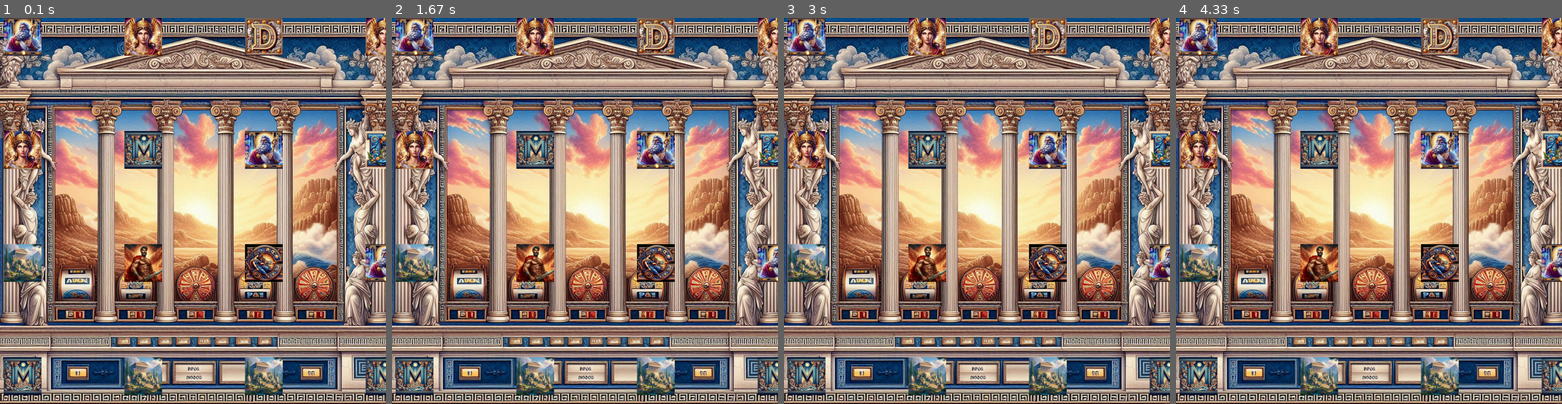
Above: before the commit, frames 1-4 (left to right).
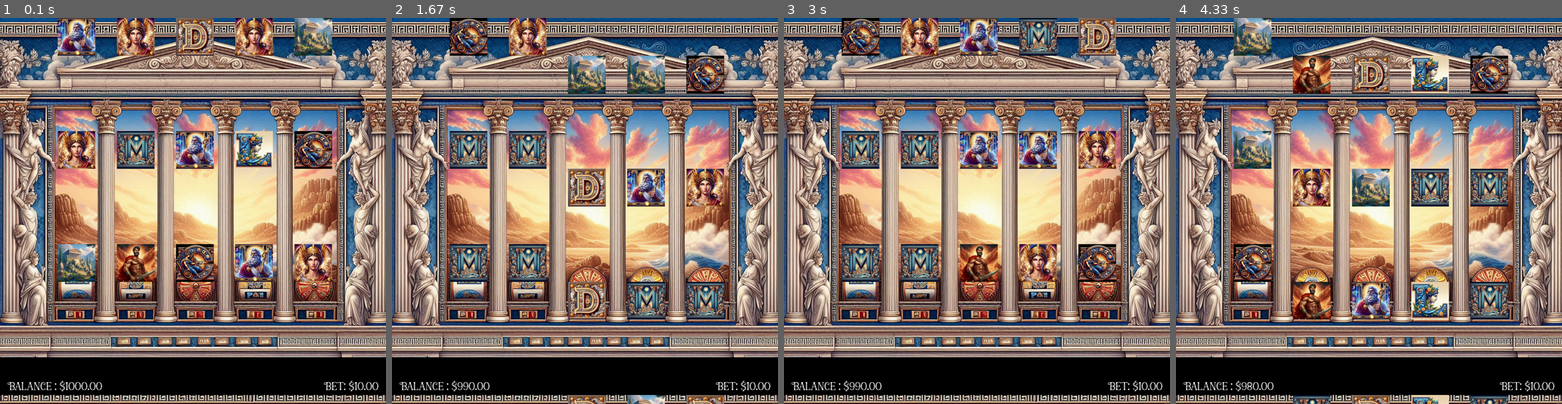
Above: after the commit, the same moments.

Repository: dvedris/pygameslotmac
Game: pygame game, started from main.py
The game is run twice, just before and just after one commit, with the same random seed, the same clock (stepped at 60 frames per second) and the same inputs.
Inputs:
- Up to frame 1 (0.1 s): no input
- Up to frame 2 (1.67 s): tap Space at 0.33 s
- Up to frame 3 (3 s): no input
- Up to frame 4 (4.33 s): tap Space at 3.3, 3.6, 3.8, 4.2 s

The runs differ from the first frame. In frame 1, 29% of the frame differs, in the area x 0-100%, y 0-98%; in frame 2, 32%; in frame 3, 29%; in frame 4, 34%, in the area x 0-100%, y 0-100%.

Commit message:
Almost complite

Diff:
--- /dev/null
+++ b/debug.py
@@ -0,0 +1,12 @@
+# Thank you Clear Code
+
+import pygame
+pygame.init()
+font = pygame.font.Font(None, 30)
+
+def debug(info, y = 10, x = 10):
+    display_surface = pygame.display.get_surface()
+    debug_surf = font.render(str(info), True, 'White')
+    debug_rect = debug_surf.get_rect(topleft = (x, y))
+    pygame.draw.rect(display_surface, 'Black', debug_rect)
+    display_surface.blit(debug_surf, debug_rect)
--- a/machine.py
+++ b/machine.py
@@ -1,27 +1,151 @@
+from debug import debug
 from reel import *
+from wins import *
 from settings import *
+from ui import UI
+from player import *
 import pygame
-
 
 class Machine:
     def __init__(self) -> None:
         self.display_surface = pygame.display.get_surface()
+        self.machine_balance = 10000.00
         self.reel_index = 0
         self.reel_list = {}
+        self.can_toggle = True
+        self.spining = False
+        self.win_animation_ongoing = False
 
+        # Results
+        self.prev_result = {0: None, 1: None, 2: None, 3: None, 4: None}
+        self.spin_result = {0: None, 1: None, 2: None, 3: None, 4: None}
+
+        # Initialize player and UI
+        self.currPlayer = Player()
+        self.ui = UI(self.currPlayer)
+
+        # Spawn the reels
         self.spawn_reels()
 
     def spawn_reels(self):
         if not self.reel_list:
-            x_topleft, y_topleft = 10, -300
+            x_topleft, y_topleft = 10, -300  # Start position
+
         while self.reel_index < 5:
-            if self.reel_index > 0:
-                x_topleft, y_topleft = x_topleft + (300 + X_OFFSET), y_topleft
+            if self.reel_index == 0:
+                x_topleft += 143
+            elif self.reel_index == 1:
+                x_topleft -= 143
+            elif self.reel_index == 2:
+                x_topleft -= 143
+            elif self.reel_index == 3:
+                x_topleft -= 143
+            elif self.reel_index == 4:
+                x_topleft -= 143
 
-            self.reel_list[self.reel_index] = Reel((x_topleft, y_topleft)) # Need to create reel class
+            # Create the reel with the adjusted position
+            self.reel_list[self.reel_index] = Reel((x_topleft, y_topleft))
+
+            # Adjust x_topleft to move the reels horizontally
+            x_topleft += 300
+
+            # Keep y_topleft constant to stack the reels vertically
+            # Optionally, adjust it slightly if you want a small gap, e.g., y_topleft += 10
+
             self.reel_index += 1
 
-    def update(self,delta_time):
+    def coolsdowns(self):
+        # Only let the player spin if all reels are NOT spinning
+        for reel in self.reel_list:
+            if self.reel_list[reel].reel_is_spinning:
+                self.can_toggle = False
+                self.spining = True
+
+        if not self.can_toggle and [self.reel_list[reel].reel_is_spinning for reel in self.reel_list].count(False) == 5:
+            self.can_toggle = True
+            self.spin_result = self.get_result()
+
+            if self.check_win(self.spin_result):
+                self.win_data = self.check_win(self.spin_result)
+                # Play the win sound
+                # self.play_win_sound(self.win_data)
+                self.pay_player(self.win_data, self.currPlayer)
+                # self.win_animation_ongoing = True
+                # self.ui.win_text_angle = random.randint(-4, 4)
+
+    def input(self):
+        keys = pygame.key.get_pressed()
+
+        # Checks for space key, ability to toggle spin, and balance to cover bet size
+        if keys[pygame.K_SPACE] and self.can_toggle and self.currPlayer.balance >= self.currPlayer.bet_size:
+            self.toggle_spinning()
+            self.spin_time = pygame.time.get_ticks()
+            self.currPlayer.place_bet()
+            self.machine_balance += self.currPlayer.bet_size
+            self.currPlayer.last_payout = None
+
+    def draw_reels(self, delta_time):
+        for reel in self.reel_list:
+            self.reel_list[reel].animate(delta_time)
+
+    def toggle_spinning(self):
+        if self.can_toggle:
+            self.spin_time = pygame.time.get_ticks()
+            self.spining = not self.spining
+            self.can_toggle = False
+
+            for reel in self.reel_list:
+                self.reel_list[reel].start_spin(int(reel) * 200)
+                # self.spin_sound.play()
+
+    def check_win(self, result):
+        hits = {}
+        horizontal = flip_horizontal(result)
+        for row in horizontal:
+            for sym in row:
+                if row.count(sym) > 2:  # Potential win
+                    possible_win = [idx for idx, val in enumerate(row) if sym == val]
+
+                    # Check possible win for a subsequence longer than 2 and add to hits
+                    if len(longest_seq(possible_win)) > 2:
+                        hits[horizontal.index(row) + 1] = [sym, longest_seq(possible_win)]
+        if hits:
+            return hits
+
+    def get_result(self):
+        for reel in self.reel_list:
+            self.spin_result[reel] = self.reel_list[reel].reel_spin_result()
+        return self.spin_result
+
+    def pay_player(self, win_data, curr_player):
+        multiplier = 0
+        spin_payout = 0
+
+        for v in win_data.values():
+            multiplier += len(v[1])
+        spin_payout = (multiplier * curr_player.bet_size)
+        curr_player.balance += spin_payout
+        self.machine_balance -= spin_payout
+        curr_player.total_won += spin_payout
+        curr_player.last_payout = spin_payout
+
+    def update(self, delta_time):
+        self.coolsdowns()
+        self.input()
+        self.draw_reels(delta_time)
         for reel in self.reel_list:
             self.reel_list[reel].symbol_list.draw(self.display_surface)
             self.reel_list[reel].symbol_list.update()
+        self.ui.update()
+
+        # Balance/payout debugger
+        """
+        debug_player_data = self.currPlayer.get_data()
+        machine_balance = "{:.2f}".format(self.machine_balance)
+        if self.currPlayer.last_payout:
+            last_payout = "{:.2f}".format(self.currPlayer.last_payout)
+        else:
+            last_payout = "N/A"
+
+        debug(f"Player balance: {debug_player_data['balance']} | Machine balance : {machine_balance} | Last payout {last_payout}")
+        """
--- /dev/null
+++ b/player.py
@@ -0,0 +1,24 @@
+from settings import *
+
+class Player ():
+    def __init__(self):
+        self.balance = 1000.00
+        self.bet_size = 10.00
+        self.last_payout = 0.00
+        self.total_won = 0.00
+        self.total_wager = 0.00
+
+    def get_data(self):
+        player_data = {}
+        player_data['balance'] = "{:.2f}".format(self.balance)
+        player_data['bet_size'] = "{:.2f}".format(self.bet_size)
+        player_data['last_payout'] = "{:.2f}".format(self.last_payout) if self.last_payout is not None else "N/A"
+        player_data['total_won'] = "{:.2f}".format(self.total_won)
+        player_data['total_wager'] = "{:.2f}".format(self.total_wager)
+        return player_data
+
+
+    def place_bet(self):
+        bet = self.bet_size
+        self.balance -= bet
+        self.total_wager += bet
--- a/reel.py
+++ b/reel.py
@@ -9,16 +9,59 @@
         self.shuffled_keys = self.shuffled_keys[:5] # Only matters when there are more than 5 symbols
 
         self.reel_is_spinning = False
+        self.spin_time = 0  # Initialize spin_time here
 
-        #Sounds
-        # self.stop_sound = pygame.mixer.Sound(audio/stop.mp3)
-        #self.stop_sound.set_volume(0.5)
+
 
         for idx, item in enumerate(self.shuffled_keys):
             self.symbol_list.add(Symbol(symbols[item], pos, idx))
             pos = list(pos)
             pos[1] += 300
             pos = tuple(pos)
+
+        # Sounds
+        # self.stop_sound = pygame.mixer.Sound("audio/stop.mp3")
+        # self.stop_sound.set_volume(0.5)
+
+    def animate(self, delta_time):
+        if self.reel_is_spinning:
+            self.delay_time -= (delta_time * 1000)
+            self.spin_time -= (delta_time * 1000)
+            reel_is_stopping = False
+
+            if self.spin_time < 0:
+                reel_is_stopping = True
+
+            # Stagger reel spin start animation
+            if self.delay_time <= 0:
+                # Iterate through all 5 symbols in reel; truncate; add new random symbol on top of stack
+                for symbol in self.symbol_list:
+                    symbol.rect.bottom += 100
+
+                    # Correct spacing is dependent on the above addition eventually hitting 1200
+                    if symbol.rect.top == 1200:
+                        if reel_is_stopping:
+                            self.reel_is_spinning = False
+                            # self.stop_sound.play()
+
+                        symbol_idx = symbol.idx
+                        symbol.kill()
+                        # Spawn random symbol in place of the above
+                        self.symbol_list.add(Symbol(symbols[random.choice(self.shuffled_keys)], ((symbol.x_val), -300), symbol_idx))
+
+    def start_spin(self, delay_time):
+        self.delay_time = delay_time
+        self.spin_time = 1000 + delay_time  # Set spin_time here
+        self.reel_is_spinning = True
+
+
+    def reel_spin_result(self):
+        #Get and return text representation of symbols in a given reel
+        spin_symbols = []
+        for i in GAME_INDICES:
+            spin_symbols.append(self.symbol_list.sprites()[i].sym_type)
+        return spin_symbols[::-1]
+
 
 class Symbol(pygame.sprite.Sprite):
     def __init__(self, pathToFile, pos, idx):
--- a/settings.py
+++ b/settings.py
@@ -11,6 +11,12 @@
 GAME_INDICES = [1, 2, 3] # 0 and 4 are outside of play area
 SYM_PATH = 'graphics/0/symbols'
 
+# Text
+TEXT_COLOR = 'White'
+UI_FONT = 'graphics/font/font.ttf'
+UI_FONT_SIZE = 30
+WIN_FONT_SIZE = 110
+
 # 5 Symbols for testing
 symbols = {
     'zeus': f"{SYM_PATH}/0_zeus.png",
--- /dev/null
+++ b/ui.py
@@ -0,0 +1,43 @@
+from player import Player
+from settings import *
+import pygame, random
+
+class UI:
+    def __init__(self, player):
+        self.player = player
+        self.display_surface = pygame.display.get_surface()
+        self.font, self.bet_font = pygame.font.Font(UI_FONT,UI_FONT_SIZE), pygame.font.Font(UI_FONT, UI_FONT_SIZE)
+        self.win_font = pygame.font.Font(UI_FONT, WIN_FONT_SIZE)
+        self.win_text_angle = random.randint(-4, 4)
+
+    def display_info(self):
+        player_data = self.player.get_data()
+
+        #Balance and bet size
+        balance_surf = self.font.render("Balance : $" + player_data ['balance'], True, TEXT_COLOR,None)
+        x, y = 20, self.display_surface.get_size()[1] -30
+        balance_rect = balance_surf.get_rect(bottomleft = (x, y))
+
+        bet_surf = self.bet_font.render("Bet: $" + player_data['bet_size'], True, TEXT_COLOR, None)
+        x = self.display_surface.get_size()[0] -20
+        bet_rect = bet_surf.get_rect(bottomright = (x, y))
+
+        #Draw player data
+        pygame.draw.rect(self.display_surface, False, balance_rect)
+        pygame.draw.rect(self.display_surface, False, bet_rect)
+        self.display_surface.blit(balance_surf, balance_rect)
+        self.display_surface.blit(bet_surf, bet_rect)
+
+        # Print last win if applicable
+        if self.player.last_payout:
+            last_payout = player_data['last_payout']
+            win_surf = self.win_font.render("Win! $" + last_payout, True, TEXT_COLOR,None)
+            x1 = 550
+            y1 = self.display_surface.get_size()[1] -60
+            win_surf = pygame.transform.rotate(win_surf, self.win_text_angle)
+            win_rect = win_surf.get_rect(center = (x1, y1))
+            self.display_surface.blit(win_surf, win_rect)
+
+    def update(self):
+        pygame.draw.rect(self.display_surface, 'Black', pygame.Rect(0, 900, 1600, 100))
+        self.display_info()
--- /dev/null
+++ b/wins.py
@@ -0,0 +1,29 @@
+# Helper function to detect wins
+
+def flip_horizontal(result):
+    #Flip result horizontally to keep them in a more redable list
+    horizontal_values = []
+    for value in result.values():
+        horizontal_values.append(value)
+    #'Rotate' 90 degrees to get text representation of spin in order
+    rows, cols = len(horizontal_values), len(horizontal_values[0])
+    hvals2 = [[""] * rows for _ in range(cols)]
+    for x in range(rows):
+        for y in range(cols):
+            hvals2[y][rows - x - 1] = horizontal_values[x][y]
+    hvals3 = [item[::-1] for item in hvals2]
+    return hvals3
+
+def longest_seq(hit):
+    subSeqLength, longest = 1, 1
+    start,end = 0, 0
+    for i in range(len(hit) - 1):
+        if hit[i] == hit[i + 1] - 1:
+            subSeqLength += 1
+            if subSeqLength > longest:
+                longest = subSeqLength
+                start = i + 2 - subSeqLength
+                end = i + 2
+            else:
+                subSeqLength = 1
+    return hit[start:end]
Binary file added: graphics/font/font.ttf
